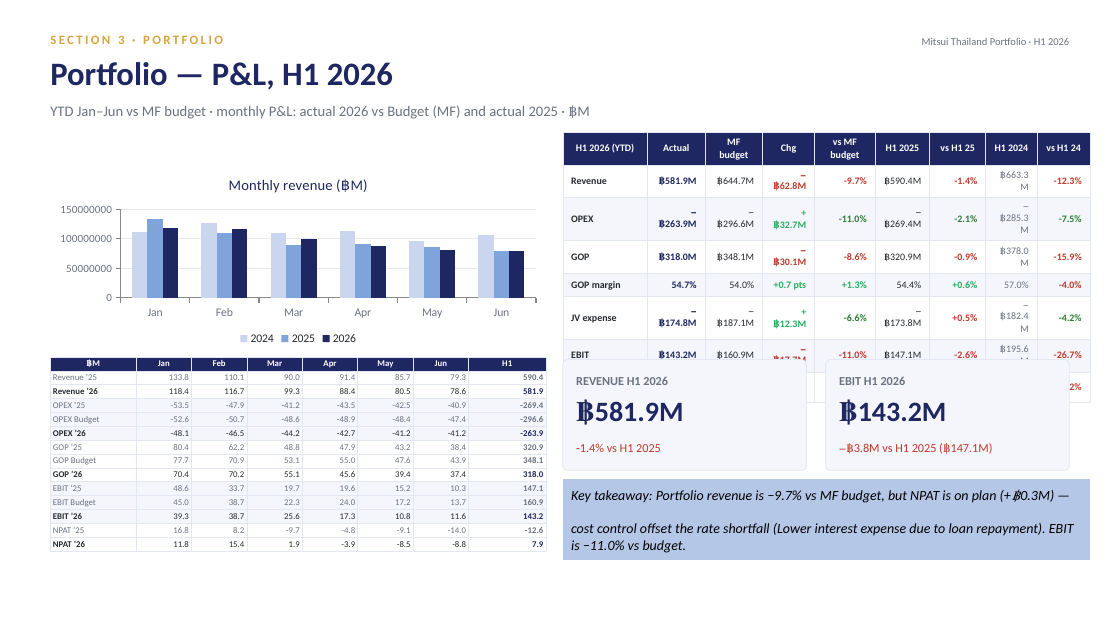
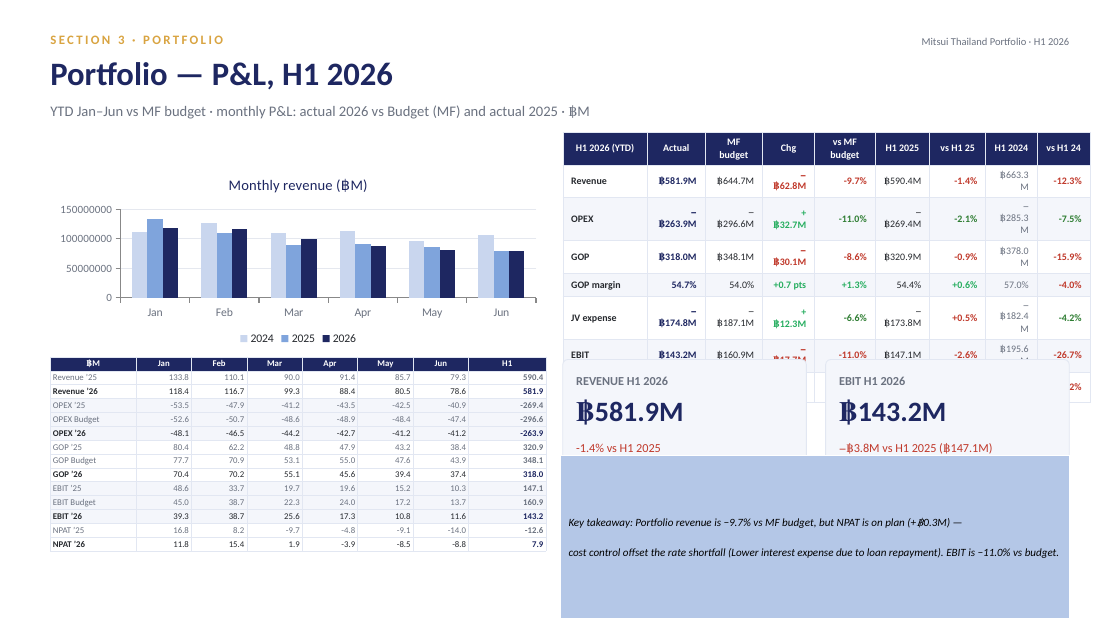
Before and after one commit to Chavin2543/mae-workspace, a slide deck: slide 14 of output/Portfolio_Performance_Report_H1-2026.pptx. Drawn at 1120x630 pixels with LibreOffice and Linux fonts; fonts in the diff are those of the drawing. Boxes give left, top, right and bottom in pixels: in the first picture for what was removed or moved away, otherwise in the second. Text is boxed around its words. In the diff, an @@ line names an element or a change of style, - is before the commit and + after.

```diff
--- a/output/Portfolio_Performance_Report_H1-2026.pptx
+++ b/output/Portfolio_Performance_Report_H1-2026.pptx
@@ rectangle "Key takeaway: Portfolio revenue is ..." resized from (x1=563, y1=479, x2=1091, y2=560) to (x1=560, y1=455, x2=1070, y2=619) @@
@@ rectangle "Key takeaway: Portfolio revenue is ..." at (x1=560, y1=455, x2=1070, y2=619): size 12 to 9.5 pt @@
```
Also in this commit, not shown: 5 other slides changed.
